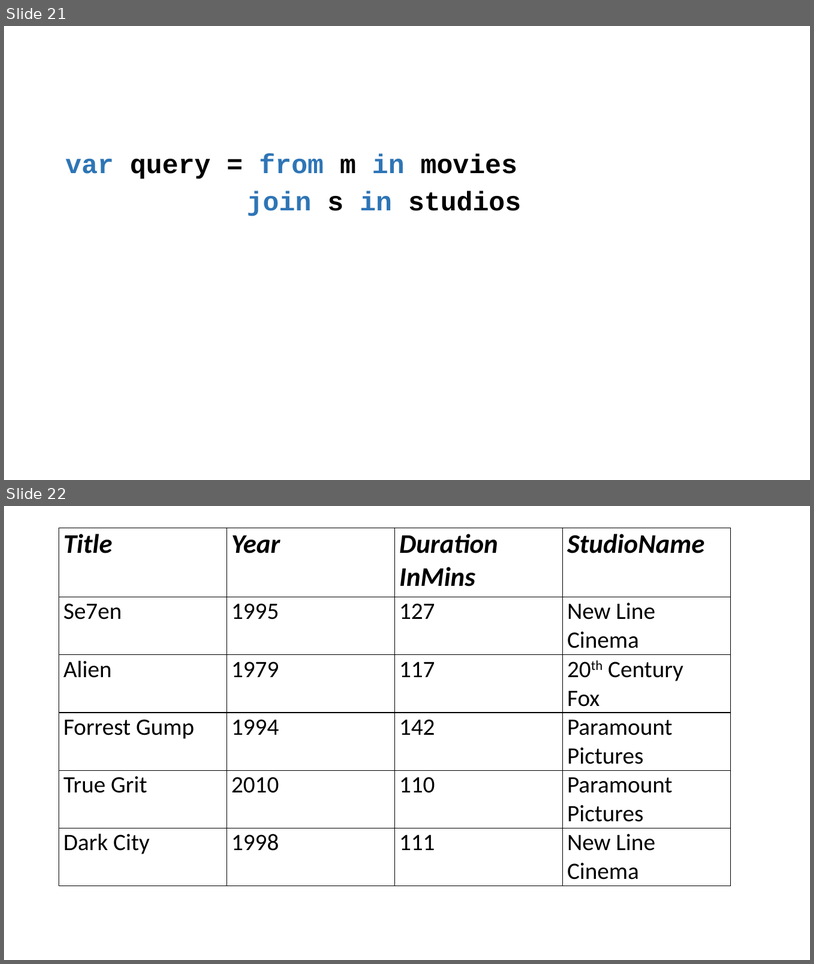
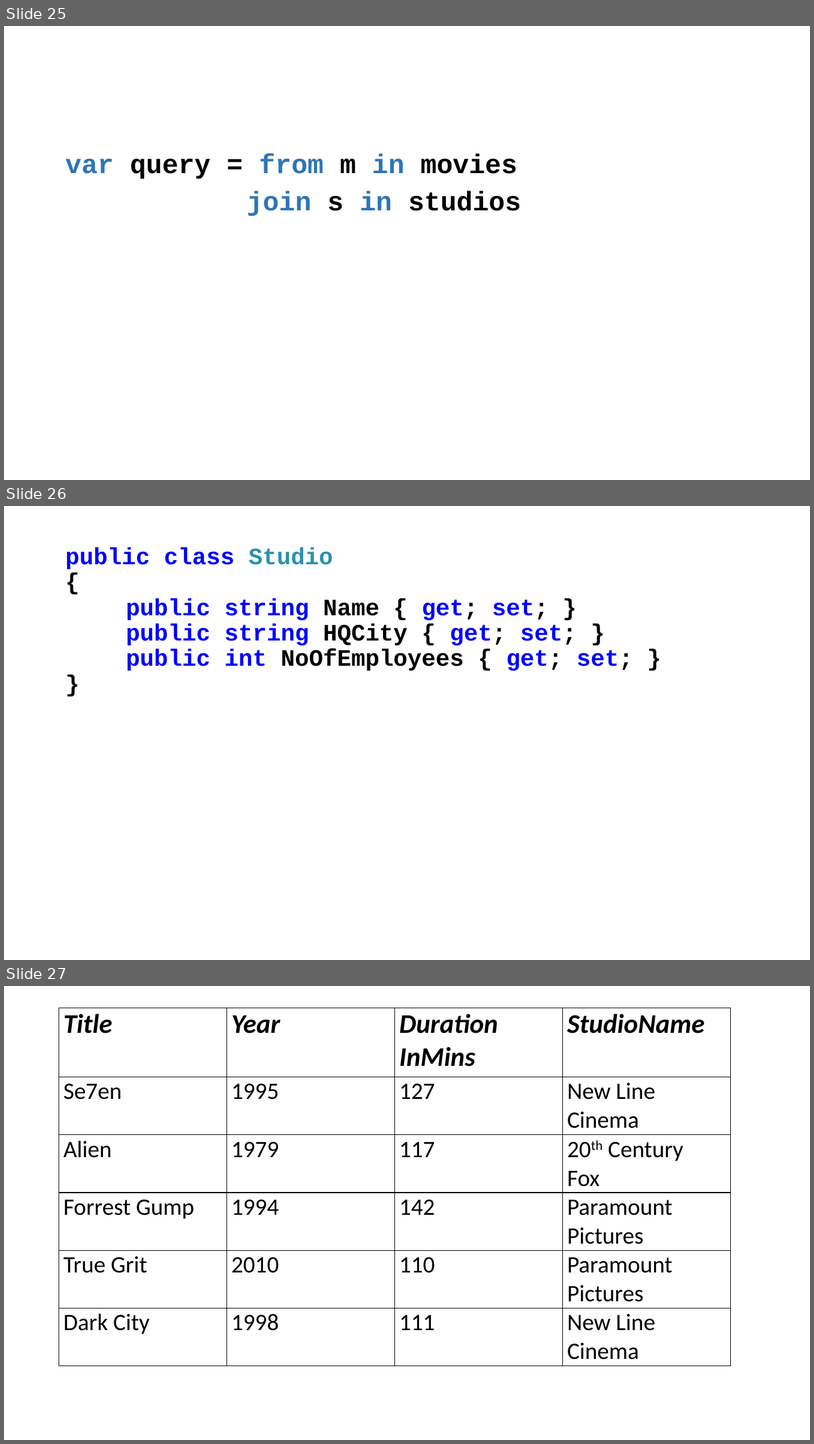
Before and after one commit to perl-easj/OOProg, a slide deck: Chap/Prog03/Presentations/LINQ.pptx. Shown one above the other, each under a label of ours: slides 21 and 22 before the commit, slides 25, 26 and 27 after it. The pictures are 814x964 and 814x1444 pixels, drawn with LibreOffice and Linux fonts; fonts in the diff are those of the drawing. Boxes give left, top, right and bottom in pixels: in the first picture for what was removed or moved away, otherwise in the second. Text is boxed around its words. In the diff, an @@ line names an element or a change of style, - is before the commit and + after.

```diff
--- a/Chap/Prog03/Presentations/LINQ.pptx
+++ b/Chap/Prog03/Presentations/LINQ.pptx
@@ slide 26 added at bbox=[4, 506, 810, 960], background #FFFFFF @@
@@ text added at bbox=[65, 547, 633, 671], 28 pt, text #0000FF, bold @@
+public class Studio
+{
+public string Name { get; set; }
+public string HQCity { get; set; }
+public int NoOfEmployees { get; set; }
+}
@@ what was slide 21 is now slide 25 @@
@@ what was slide 22 is now slide 27 @@
```
Also in this commit, not shown: 13 slides changed, 4 other slides added, 7 other files.
